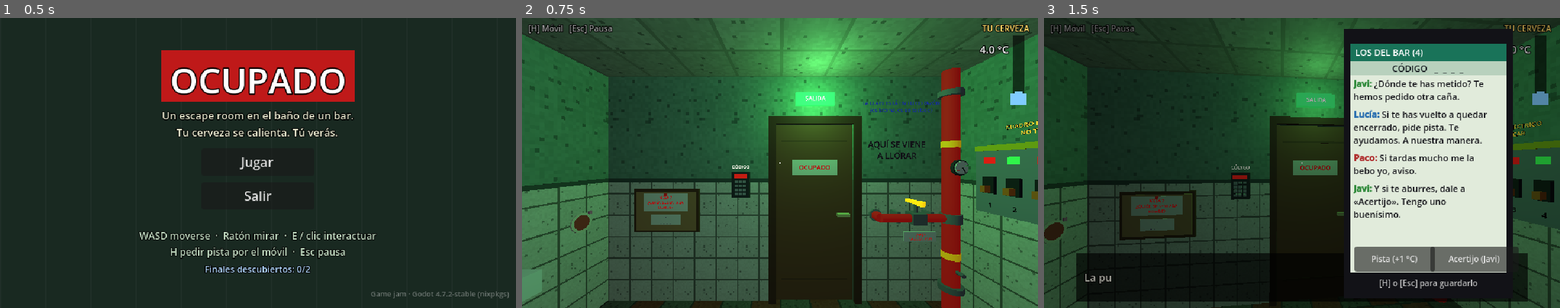
Above: before the commit, frames 1-3 (left to right).
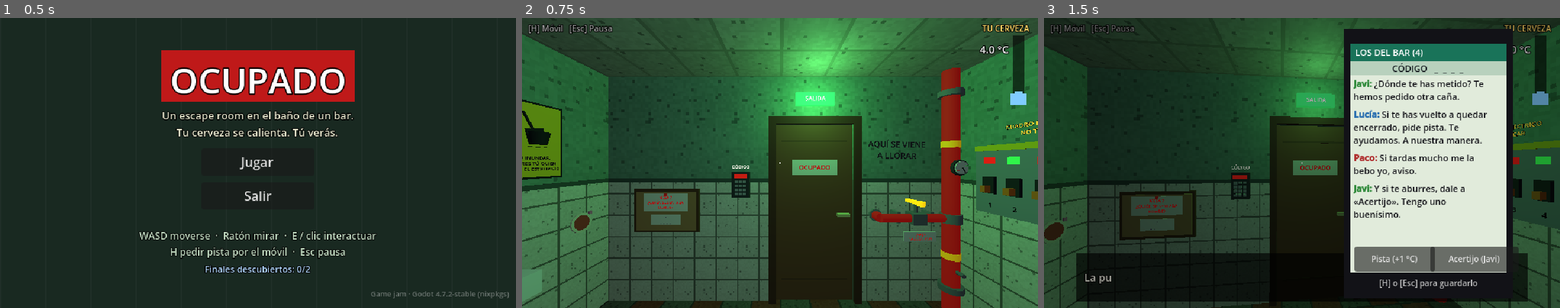
Above: after the commit, the same moments.

Repository: weleloable/ocupado
Game: Godot game, scene res://scenes/main.tscn
Two runs of this game, one before a commit and one after it. Both use one fixed random seed, a clock stepped at 60 frames per second and the inputs below.
Inputs (mouse positions are in pixels of both pictures, inside the frame that each line leads up to):
- Up to frame 1 (0.5 s): no input
- Up to frame 2 (0.75 s): click "Jugar" at 0.5 s
- Up to frame 3 (1.5 s): tap Enter at 1.25 s; move the mouse to (1327, 163) at 1.27 s; hold W (move_forward) from 1.28 s (still down); hold H (hint) from 1.28 s (still down); click (1327, 163) at 1.42 s

Frame 1 is identical in both runs. In frame 2, 2.1% of the frame differs, in the area x 0-81%, y 28-56%; in frame 3, nothing differs.

Commit message:
Pintadas con tinta, mugre y vaho; cartel de NO INUNDAR junto al espejo; menos mensajes
Co-Authored-By: Claude Sonnet 5.5 <noreply@anthropic.com>

Diff:
--- a/scripts/core/room.gd
+++ b/scripts/core/room.gd
@@ -57,6 +57,7 @@
 	_build_decor()
 	_build_trial_props()
 	_build_graffiti()
+	_build_flood_sign()
 	_build_flood()
 	GameState.lights_turned_on.connect(_on_lights_on)
 
@@ -319,45 +320,92 @@
 	mount("north", -1.3, 1.05).add_child(board)
 
 
+enum Ink { BLACK, RED, BLUE, GRIME, STEAM }
+
+
+## [text color, outline color, outline px] of each way of writing on the walls: marker ink that is
+## always there, grime that only shows up under the black light, and finger-writing in the steam.
+func _ink_style(ink: Ink) -> Array:
+	match ink:
+		Ink.BLACK:
+			return [Color(0.06, 0.06, 0.08, 0.9), Color(0, 0, 0, 0), 0]
+		Ink.RED:
+			return [Color(0.5, 0.06, 0.06, 0.9), Color(0, 0, 0, 0), 0]
+		Ink.BLUE:
+			return [Color(0.1, 0.18, 0.45, 0.9), Color(0, 0, 0, 0), 0]
+		Ink.GRIME:
+			return [Color(0.36, 0.26, 0.1, 0.92), Color(0.2, 0.13, 0.04, 0.45), 3]
+		_:
+			return [Color(0.92, 0.97, 1.0, 0.72), Color(0.7, 0.86, 1.0, 0.28), 4]
+
+
 func _build_graffiti() -> void:
-	var marker := Color(0.08, 0.08, 0.1)
-	var red := Color(0.6, 0.08, 0.08)
-	var blue := Color(0.1, 0.2, 0.6)
-	_graffiti("north", 1.35, 1.75, "AQUÍ SE VIENE\nA LLORAR", Vector2(0.7, 0.26), marker, false)
-	_graffiti("north", 1.4, 2.25, "LA LLAVE ESTÁ EN TU CORAZÓN\n(es broma, es un teclado)", Vector2(0.9, 0.2), blue, false)
-	_graffiti("south", -0.9, 1.85, "SI LEES ESTO,\nESTÁS EN UN BAÑO", Vector2(0.85, 0.3), red, false)
-	_graffiti("east", 0.3, 1.72, "PACO\nTE QUIERO\n(NO)", Vector2(0.55, 0.4), red, false)
-	# Hidden until the black light turns on.
-	var neon := Color(0.75, 1.0, 0.2)
-	var pink := Color(1.0, 0.35, 0.85)
-	var cyan := Color(0.3, 0.95, 1.0)
-	# The ritual is a chain: the first line is visible with the black light, and every correct step
-	# reveals the next one next to the object that was just used (see _on_ritual_progressed).
-	_graffiti("north", -1.28, 1.86, "EL RITUAL DEL\nPARROQUIANO\n1. EL VIENTO\nQUE SECA", Vector2(1.0, 0.7), neon, true)
+	# Marker ink, always visible.
+	_graffiti("north", 1.35, 1.75, "AQUÍ SE VIENE\nA LLORAR", Vector2(0.7, 0.26), Ink.BLACK)
+	_graffiti("south", -0.9, 1.85, "SI LEES ESTO,\nESTÁS EN UN BAÑO", Vector2(0.85, 0.3), Ink.RED)
+	_graffiti("east", 0.3, 1.97, "PACO\nTE QUIERO\n(NO)", Vector2(0.55, 0.4), Ink.RED)
+	# Only visible once the black light is on.
+	_graffiti("east", -0.75, 2.3, "ESTO NO SE LIMPIA\nDESDE 2009", Vector2(0.75, 0.2), Ink.GRIME, true)
+	# The ritual is a chain written with a finger in the steam: the first line shows with the black
+	# light, and every correct step reveals the next one next to the object that was just used
+	# (see _on_ritual_progressed).
+	_graffiti("north", -1.28, 1.86, "EL RITUAL DEL\nPARROQUIANO\n1. EL VIENTO\nQUE SECA", Vector2(1.0, 0.7), Ink.STEAM, true)
 	ritual_clues = [
-		_graffiti("south", -0.9, 2.2, "2. LA VETERANA\nDE 2009", Vector2(0.9, 0.34), neon, false, true),
-		_graffiti("west", 1.0, 1.75, "3. EL RÍO\nQUE ARRASTRA", Vector2(0.9, 0.34), neon, false, true),
-		_graffiti("east", 1.05, 1.75, "4. LO FRÍO\nQUE MOJA", Vector2(0.8, 0.34), neon, false, true),
-		_graffiti("west", -0.2, 2.25, "5. OTRA VEZ\nEL VIENTO", Vector2(0.9, 0.34), neon, false, true),
+		_graffiti("south", -0.9, 2.2, "2. LA VETERANA\nDE 2009", Vector2(0.9, 0.34), Ink.STEAM, false, true),
+		_graffiti("west", 1.0, 1.75, "3. EL RÍO\nQUE ARRASTRA", Vector2(0.9, 0.34), Ink.STEAM, false, true),
+		_graffiti("east", 1.05, 1.75, "4. LO FRÍO\nQUE MOJA", Vector2(0.8, 0.34), Ink.STEAM, false, true),
+		_graffiti("west", -0.2, 2.25, "5. OTRA VEZ\nEL VIENTO", Vector2(0.9, 0.34), Ink.STEAM, false, true),
 	]
-	_graffiti("west", 0.95, 2.2, "SIN VAPOR NO HAY\nAGUA CALIENTE", Vector2(1.0, 0.3), pink, true)
-	_graffiti("south", 0.9, 1.88, "EL PAPEL NO SE GANA,\nSE MERECE", Vector2(0.8, 0.2), pink, true)
-	_graffiti("east", -0.75, 2.3, "ESTO NO SE LIMPIA\nDESDE 2009", Vector2(0.75, 0.2), neon, true)
-	_graffiti("west", -1.0, 1.9, "¿PRISA?\nTAPA EL LAVABO,\nABRE TODO Y ESPERA.\nEL BAR YA LIMPIARÁ", Vector2(0.8, 0.5), cyan, true)
 	GameState.ritual_progressed.connect(_on_ritual_progressed)
 
 
-## `chain_clue` labels start hidden and are shown by the ritual, not by the black light.
-func _graffiti(wall: String, along: float, y: float, text: String, max_size: Vector2, color: Color,
-		hidden: bool, chain_clue: bool = false) -> Label3D:
+## `hidden` labels appear with the black light; `chain_clue` labels are shown by the ritual instead.
+## Each text is tilted a couple of degrees (always the same for the same text) so it looks handwritten.
+func _graffiti(wall: String, along: float, y: float, text: String, max_size: Vector2, ink: Ink,
+		hidden: bool = false, chain_clue: bool = false) -> Label3D:
 	var m := mount(wall, along, y)
-	var l := Build.label_fit(m, text, Vector3(0, 0, 0.012), 0.0, max_size, color, 5 if (hidden or chain_clue) else 0)
+	var style := _ink_style(ink)
+	var l := Build.label_fit(m, text, Vector3(0, 0, 0.012), 0.0, max_size, style[0], style[2])
+	l.outline_modulate = style[1]
+	var rng := RandomNumberGenerator.new()
+	rng.seed = text.hash()
+	l.rotation.z = deg_to_rad(rng.randf_range(-2.5, 2.5))
+	l.set_meta("base_alpha", style[0].a)
 	if hidden or chain_clue:
-		l.outline_modulate = Color(color.r * 0.3, color.g * 0.3, color.b * 0.3)
 		l.visible = false
 	if hidden:
 		hidden_labels.append(l)
 	return l
+
+
+## Warning sign next to the mirror: "no flooding", with a mop in a bucket. It is the discreet clue
+## of the secret flood ending (plug in the sink + both taps open).
+func _build_flood_sign() -> void:
+	var sign := DecorItem.new().setup("Leer el aviso", "flood_sign")
+	mount("west", -0.82, 1.78).add_child(sign)
+	var black := Build.mat(Color(0.05, 0.05, 0.06))
+	sign.add_mesh_box(Vector3(0.42, 0.62, 0.012), Vector3(0, 0, 0.006), black)
+	sign.add_mesh_box(Vector3(0.39, 0.59, 0.012), Vector3(0, 0, 0.008), Build.mat(Color(0.95, 0.8, 0.12)))
+	# Pictogram: a mop in a bucket.
+	var bucket_mesh := CylinderMesh.new()
+	bucket_mesh.top_radius = 0.07
+	bucket_mesh.bottom_radius = 0.05
+	bucket_mesh.height = 0.1
+	bucket_mesh.radial_segments = 12
+	bucket_mesh.rings = 1
+	var bucket := MeshInstance3D.new()
+	bucket.mesh = bucket_mesh
+	bucket.material_override = black
+	bucket.position = Vector3(0.02, 0.02, 0.03)
+	sign.add_child(bucket)
+	sign.track_mesh(bucket)
+	sign.add_mesh_cylinder(0.008, 0.2, Vector3(-0.03, 0.13, 0.03), black, Vector3(0, 0, 0.42))
+	sign.add_mesh_box(Vector3(0.11, 0.045, 0.01), Vector3(0.0, 0.075, 0.032), black, Vector3(0, 0, 0.2))
+	for dx in [-0.05, 0.0, 0.05]:
+		sign.add_mesh_box(Vector3(0.025, 0.006, 0.004), Vector3(0.02 + dx, -0.05, 0.03), black)
+	Build.label_fit(sign, "NO INUNDAR.\nNO ERES TÚ QUIEN\nLIMPIA EL ESTROPICIO", Vector3(0, -0.185, 0.0145), 0.0,
+			Vector2(0.36, 0.2), Color(0.05, 0.05, 0.06))
+	sign.add_shape(Vector3(0.44, 0.64, 0.06), Vector3(0, 0, 0.03))
 
 
 ## Step `step` of the ritual was just done: show the clue for the next one.
@@ -366,7 +414,7 @@
 		var clue := ritual_clues[step - 1]
 		clue.visible = true
 		clue.modulate.a = 0.0
-		create_tween().tween_property(clue, "modulate:a", 1.0, 0.8)
+		create_tween().tween_property(clue, "modulate:a", float(clue.get_meta("base_alpha", 1.0)), 0.8)
 
 
 ## Flood controller of the secret ending (needs the taps, the door and the sink mount).
--- a/scripts/data/lines.gd
+++ b/scripts/data/lines.gd
@@ -75,16 +75,16 @@
 		"Error de protocolo. El espíritu del bar está decepcionado.",
 	],
 	"ritual_clue_1": [
-		"Bien. Aparece en la pared de encima una frase con luz negra: «2. LA VETERANA DE 2009».",
+		"Bien. En la pared de encima aparece escrito en el vaho: «2. LA VETERANA DE 2009».",
 	],
 	"ritual_clue_2": [
-		"Sigue el hilo. Junto a la fregona aparece otra frase: «3. EL RÍO QUE ARRASTRA».",
+		"Sigue el hilo. Junto a la fregona se empaña un nuevo recado: «3. EL RÍO QUE ARRASTRA».",
 	],
 	"ritual_clue_3": [
-		"Cada acierto deja un recado. Junto al váter se enciende: «4. LO FRÍO QUE MOJA».",
+		"Cada acierto deja un recado. Junto al váter alguien escribe con el dedo: «4. LO FRÍO QUE MOJA».",
 	],
 	"ritual_clue_4": [
-		"Casi. Encima del espejo aparece lo último: «5. OTRA VEZ EL VIENTO».",
+		"Casi. Encima del espejo, en el vaho, lo último: «5. OTRA VEZ EL VIENTO».",
 	],
 	"ritual_solved": [
 		"¡Clonc! El dispensador de papel se ha abierto. El ritual funciona. Nadie sabe por qué.",
@@ -220,6 +220,10 @@
 	],
 	"digit_found": [
 		"Cifra apuntada en el móvil.",
+	],
+	"flood_sign": [
+		"Un cartel de aviso: no inundar. Y no eres tú quien limpia. Quien lo puso sabía perfectamente lo que hacía.",
+		"NO INUNDAR, dice, con una fregona en un cubo. Qué cosa más rara de avisar en un baño donde no pasa nada.",
 	],
 	"test_object": [
 		"Esto es un objeto de prueba. Muy interactivo. Muy de prueba.",
--- a/scripts/debug/screenshots.gd
+++ b/scripts/debug/screenshots.gd
@@ -34,6 +34,7 @@
 	[Vector3(-1.0, 0.05, -0.34), 90.0, -48.0, "c_plug"],
 	[Vector3(-0.2, 0.05, 0.5), 90.0, 12.0, "c_west_clues"],
 	[Vector3(1.2, 0.05, 0.3), -90.0, -27.0, "c_boiler"],
+	[Vector3(-1.0, 0.05, -0.82), 90.0, 6.0, "c_flood_sign"],
 	[Vector3(1.6, 0.05, -0.2), 118.0, 18.0, "c_sign_side"],
 	[Vector3(-1.2, 0.05, 0.1), -118.0, 18.0, "c_sign_side2"],
 	[Vector3(-1.3, 0.05, -0.6), 0.0, -33.0, "c_board"],
Not shown, changed: prompt_escape_room_bano.md
